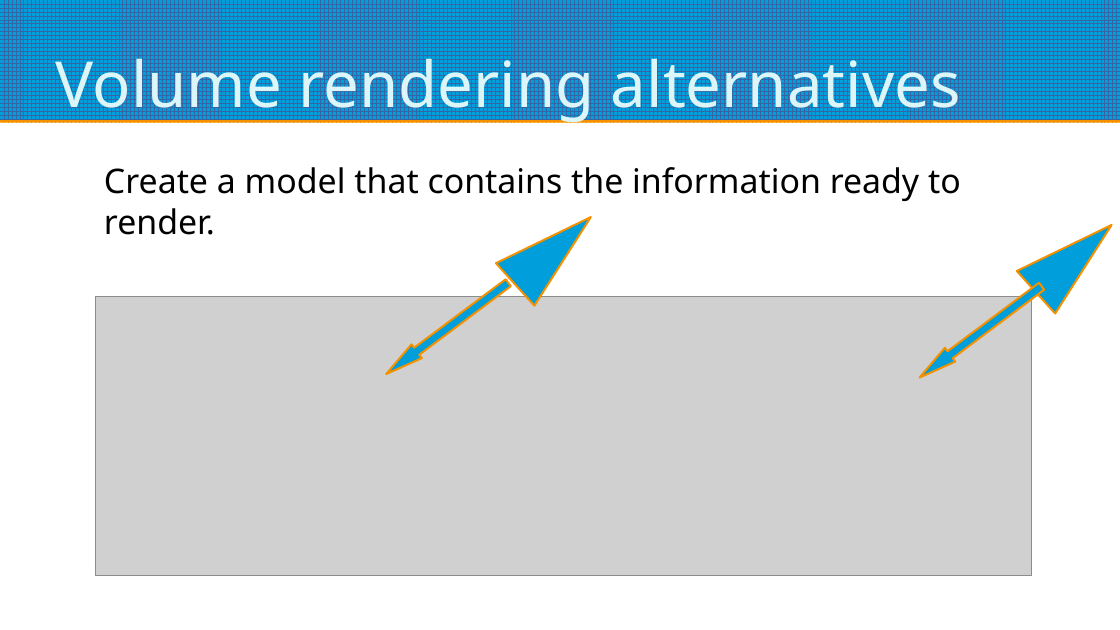
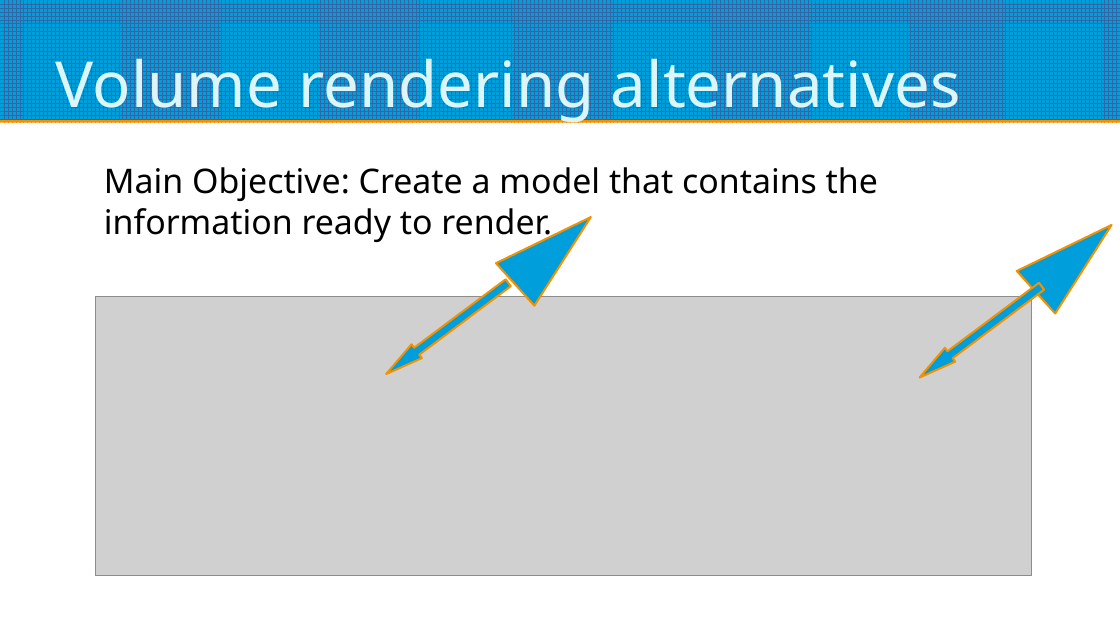
Before and after one commit to carlesmatoses/SV, a slide deck: slide 8 of presentacio/presentacio.odp. Drawn at 1120x630 pixels with LibreOffice and Linux fonts; fonts in the diff are those of the drawing; grey boxes stand for pictures. Boxes give left, top, right and bottom in pixels: in the first picture for what was removed or moved away, otherwise in the second. Text is boxed around its words. In the diff, an @@ line names an element or a change of style, - is before the commit and + after.

```diff
--- a/presentacio/presentacio.odp
+++ b/presentacio/presentacio.odp
@@ text at (104,167,878,243): text changed @@
-Create a model that contains the information ready to render.
+Main Objective: Create a model that contains the information ready to render.
```
Also in this commit, not shown: 9 other slides changed, 5 slides added, 1 slide removed, 1 other file.
